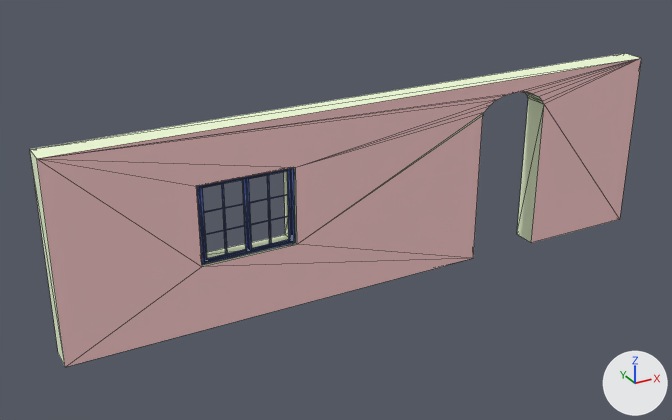
What one commit did to the OBJ model ProyectoFinal/Models/Fachada/Pared1.obj.
Both versions are drawn from a 50 mm camera at (-15.4, -25.1, 15.5) aimed at (-1.4, 0.4, 2.7). The axes (+X, +Y, +Z) are drawn at lower right. The lights are the same throughout. Mesh edges are drawn as thin lines. Where no turn or scale is listed for an object, it has been applied to the vertices.

Script lines for the objects in view, before the commit:
```python
me_pared1 = bpy.data.meshes.new('Pared1')
me_pared1.from_pydata(...)  # 186 vertices, 308 faces; spans x -11.1..11.2, y -0.5..0.4, z 0.0..6.6
# faces by material slot: [67, 2, 23, 216]
me_pared1.materials.append(mat_pasted__lambert12sg5)  # picture img_beige_jpg
me_pared1.materials.append(mat_initialshadinggroup)  # grey #bcbcbc
me_pared1.materials.append(mat_pasted__lambert14sg5)  # picture img_palorosa_jpg
me_pared1.materials.append(mat_pasted__lambert13sg5)  # picture img_steelblue_jpg
ob_pared1 = bpy.data.objects.new('Pared1', me_pared1)
ob_pared1.location = (0.0, 0.0, 0.0)
```
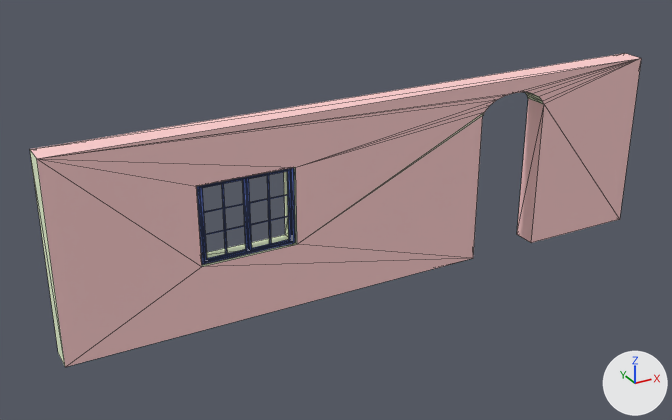
The newer file is also turned or shifted as a whole; pictures and numbers use the older file's frame.

Patch to the scene script:
```diff
--- a/ProyectoFinal/Models/Fachada/Pared1.obj.py
+++ b/ProyectoFinal/Models/Fachada/Pared1.obj.py
@@ me_pared1 @@
 me_pared1.from_pydata(...)  # 186 vertices, 308 faces; spans x -11.1..11.2, y -0.5..0.4, z 0.0..6.6
 # used by ob_pared1; location = (0.0, 0.0, 0.0)
+# me_pared1 part 1: 5 of the faces centred in x 3.8..6.6, y -0.2..0.1, z 1.8..6.6 switch from mat_pasted__lambert12sg5 (picture img_beige_jpg) to mat_pasted__lambert14sg5 (picture img_palorosa_jpg)
+# me_pared1 part 2: 1 of the faces centred in x -3.7, y -0.2, z 6.6 switch from mat_pasted__lambert12sg5 (picture img_beige_jpg) to mat_pasted__lambert14sg5 (picture img_palorosa_jpg)
 me_pared1.materials.append(mat_initialshadinggroup)
```

Location of each change, (x1, y1, x2, y2) in pixels of the pictures (672 x 420 px):
part 1 of me_pared1, recoloured: (39, 53, 639, 243) in both
part 2 of me_pared1, recoloured (white to pink): (30, 58, 640, 159) in both
